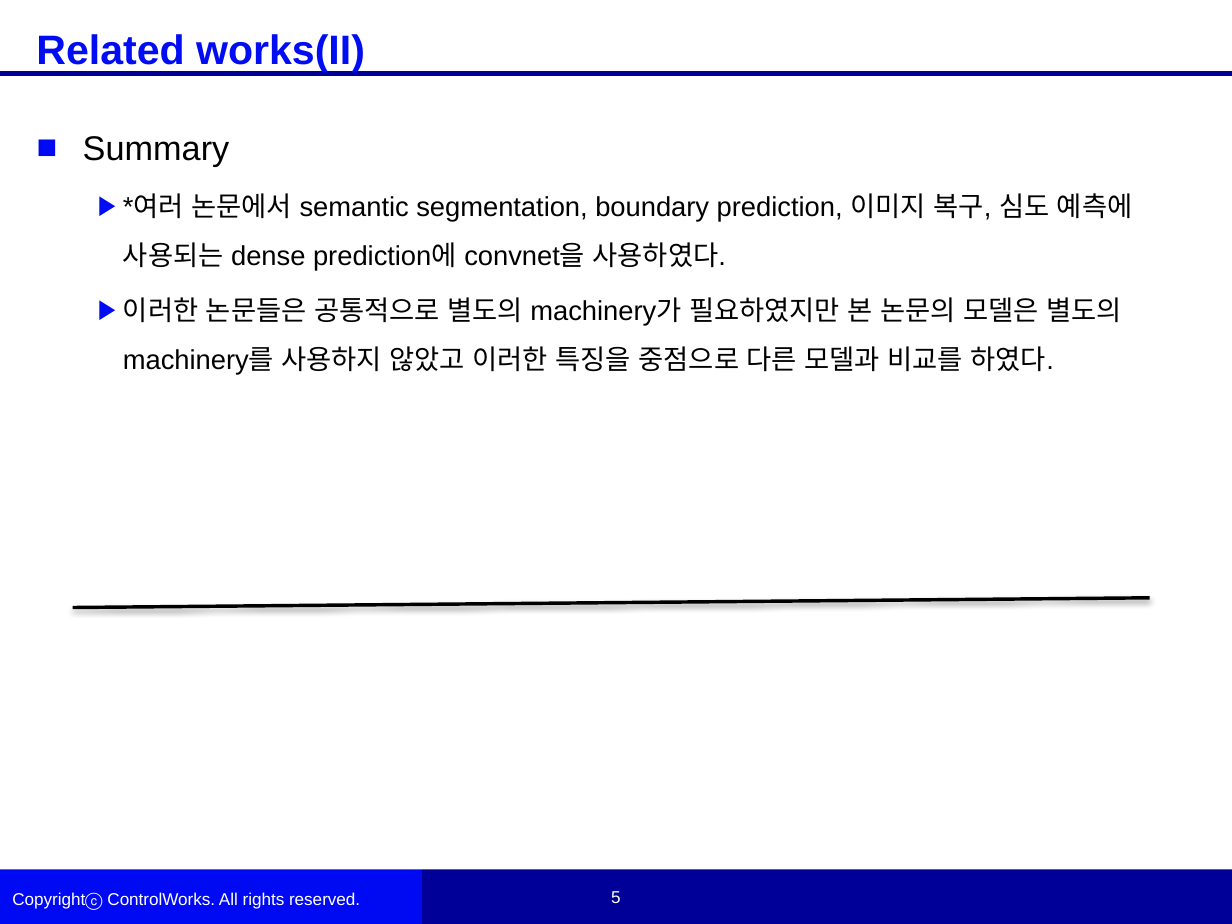
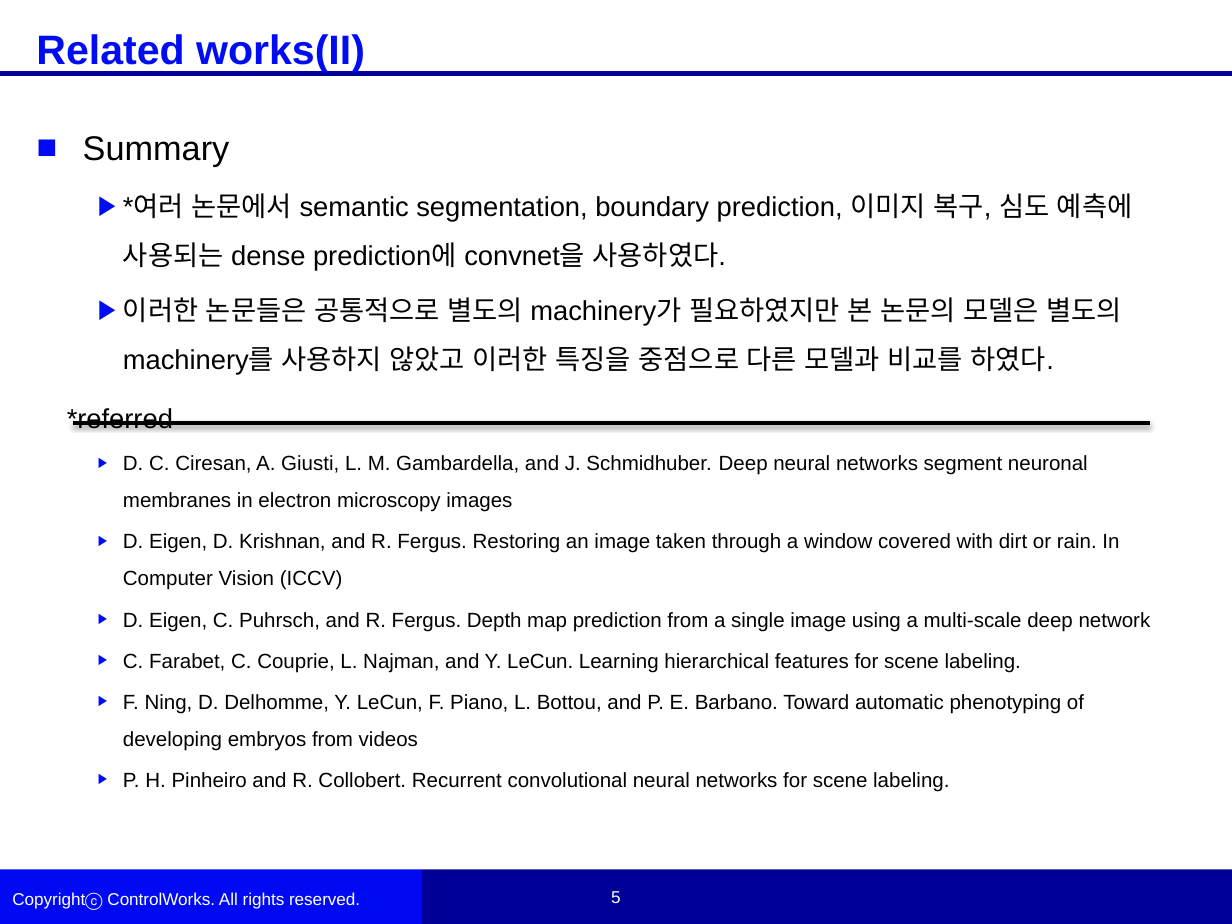
Before and after one commit to woojinKwon/deep_learning_paper, a slide deck: slide 5 of Fully Convolutional Networks for Semantic Segmentation_논문정리.pptx. Drawn at 1232x924 pixels with LibreOffice and Linux fonts; fonts in the diff are those of the drawing; background and template pictures are left out. Boxes give left, top, right and bottom in pixels: in the first picture for what was removed or moved away, otherwise in the second. Text is boxed around its words. In the diff, an @@ line names an element or a change of style, - is before the commit and + after.

```diff
--- a/Fully Convolutional Networks for Semantic Segmentation_논문정리.pptx
+++ b/Fully Convolutional Networks for Semantic Segmentation_논문정리.pptx
@@ text at (67,408,1151,792): paragraphs added @@
+*referred
+  ▶ D. C. Ciresan, A. Giusti, L. M. Gambardella, and J. Schmidhuber. Deep neural networks segment neuronal membranes in electron microscopy images
+  ▶ D. Eigen, D. Krishnan, and R. Fergus. Restoring an image taken through a window covered with dirt or rain. In Computer Vision (ICCV)
+  ▶ D. Eigen, C. Puhrsch, and R. Fergus. Depth map prediction from a single image using a multi-scale deep network
+  ▶ C. Farabet, C. Couprie, L. Najman, and Y. LeCun. Learning hierarchical features for scene labeling.
+  ▶ F. Ning, D. Delhomme, Y. LeCun, F. Piano, L. Bottou, and P. E. Barbano. Toward automatic phenotyping of developing embryos from videos
+  ▶ P. H. Pinheiro and R. Collobert. Recurrent convolutional neural networks for scene labeling.
@@ line moved from (73, 607) - (1149, 598) to (73, 424) - (1149, 424) @@
```
Also in this commit, not shown: 3 other slides changed, 1 other file.
